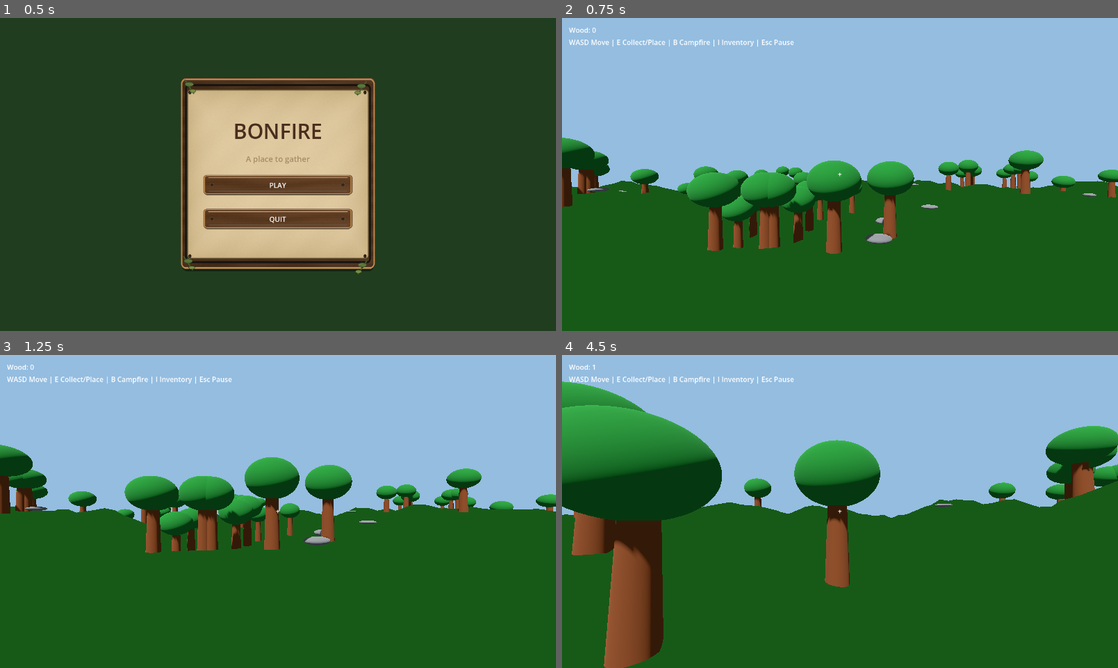
Above: before the commit, frames 1-4 (two rows, left to right).
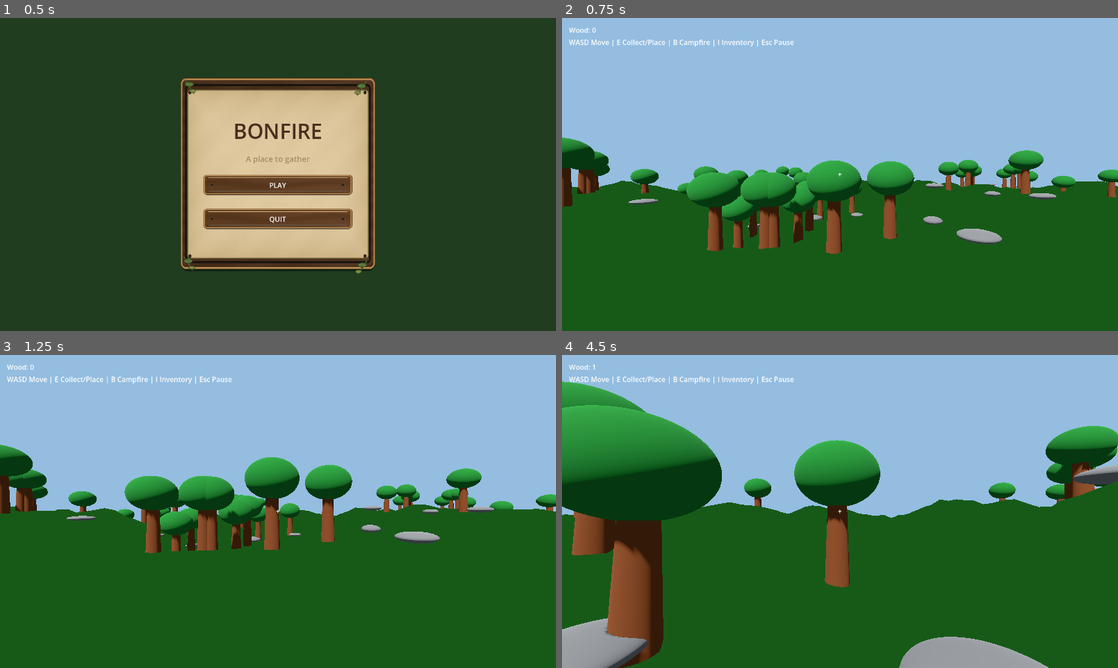
Above: after the commit, the same moments.

Repository: SaydRomey/Bonfire
Game: Godot game, scene res://scenes/main_menu.tscn
Same seed, same stepped clock (60 frames per second), same inputs: the game is played once before the commit and once after it.
Inputs (mouse positions are in pixels of both pictures, inside the frame that each line leads up to):
- Up to frame 1 (0.5 s): no input
- Up to frame 2 (0.75 s): click "PLAY" at 0.5 s
- Up to frame 3 (1.25 s): no input
- Up to frame 4 (4.5 s): move the mouse to (867, 511) at 1.27 s; press the mouse at (867, 511) at 1.28 s; hold W (move_forward) from 1.28 s (still down); tap Space (jump) at 1.52, 2.27, 3.77 s; move the mouse to (812, 511) at 2.02 s; release the mouse at (812, 511) at 2.03 s; tap E (interact) at 2.1 s; move the mouse to (851, 505) at 2.77 s; hold B (place_campfire) 2.78-3.53 s; move the mouse to (834, 517) at 3.52 s; click (834, 517) at 3.6 s; move the mouse to (878, 514) at 4.27 s; hold E (interact) from 4.28 s (still down)

Frame 1 is identical in both runs. In frame 2, 0.9% of the frame differs, in the area x 4-97%, y 52-73%; in frame 3, 0.8%; in frame 4, 4.0%, in the area x 0-100%, y 35-100%.

Commit message:
functionning UI

Diff:
--- a/scenes/main.tscn
+++ b/scenes/main.tscn
@@ -85,6 +85,7 @@
 visible = false
 
 [node name="Hotbar" parent="HUD" unique_id=896851092 instance=ExtResource("7_o6xl0")]
+visible = false
 
 [node name="Sun" type="DirectionalLight3D" parent="." unique_id=2090294912]
 transform = Transform3D(0.87758255, 0.37554693, -0.2980157, 0, 0.62161, 0.7833269, 0.47942555, -0.687434, 0.54551405, 0, 0, 0)
--- a/scenes/main_menu.tscn
+++ b/scenes/main_menu.tscn
@@ -60,6 +60,7 @@
 
 [node name="Buttons" type="VBoxContainer" parent="CenterContainer/MenuPanel/MarginContainer" unique_id=1488081732]
 layout_mode = 2
+mouse_filter = 2
 theme_override_constants/separation = 18
 alignment = 1
 
--- a/scenes/ui/pause_menu.tscn
+++ b/scenes/ui/pause_menu.tscn
@@ -53,6 +53,7 @@
 
 [node name="Buttons" type="VBoxContainer" parent="CenterContainer/Panel/MarginContainer" unique_id=577104237]
 layout_mode = 2
+mouse_filter = 2
 theme_override_constants/separation = 18
 alignment = 1
 
--- a/scripts/campfire.gd
+++ b/scripts/campfire.gd
@@ -1,3 +1,4 @@
+# campfire.gd
 class_name BonfireCampfire
 extends StaticBody3D
 ## Renders a campfire as either a solid object or a colored placement preview.
--- a/scripts/factories/material_factory.gd
+++ b/scripts/factories/material_factory.gd
@@ -1,8 +1,13 @@
+# material_factory.gd
 extends RefCounted
 ## Centralizes simple prototype materials.
+## - Create tree bark material
+## - Create leaf material
+## - Create rock material
+## - Create terrain material
+## - Create campfire preview material
 
-
-# Creates an opaque, rough material using the provided color.
+## Creates an opaque, rough material using the provided color.
 static func make_standard(color: Color) -> StandardMaterial3D:
 	var material := StandardMaterial3D.new()
 	material.albedo_color = color
@@ -10,29 +15,29 @@
 	return material
 
 
-# Creates a transparent material with the specified opacity.
+## Creates a transparent material with the specified opacity.
 static func make_transparent(color: Color, alpha: float = 0.45) -> StandardMaterial3D:
 	var material := make_standard(Color(color.r, color.g, color.b, alpha))
 	material.transparency = BaseMaterial3D.TRANSPARENCY_ALPHA
 	return material
 
 
-# Returns the material used by tree trunks and wooden logs.
+## Returns the material used by tree trunks and wooden logs.
 static func bark() -> StandardMaterial3D:
 	return make_standard(Color(0.35, 0.18, 0.08))
 
 
-# Returns the material used by tree foliage.
+## Returns the material used by tree foliage.
 static func leaves() -> StandardMaterial3D:
 	return make_standard(Color(0.08, 0.35, 0.12))
 
 
-# Returns the material used by rocks.
+## Returns the material used by rocks.
 static func rock() -> StandardMaterial3D:
 	return make_standard(Color(0.35, 0.35, 0.35))
 
 
-# Returns a bright grass material with two-sided rendering for terrain debugging.
+## Returns a bright grass material with two-sided rendering for terrain debugging.
 static func terrain_grass() -> StandardMaterial3D:
 	var material := make_standard(Color(0.18, 0.55, 0.16))
 	material.cull_mode = BaseMaterial3D.CULL_DISABLED
--- a/scripts/factories/rock_factory.gd
+++ b/scripts/factories/rock_factory.gd
@@ -1,3 +1,4 @@
+# rock_factory.gd
 extends RefCounted
 ## Constructs slightly varied rocks using the world generator's seeded RNG.
 
--- a/scripts/factories/tree_factory.gd
+++ b/scripts/factories/tree_factory.gd
@@ -1,3 +1,4 @@
+# tree_factory.gd
 extends RefCounted
 ## Constructs trees without choosing where they should spawn.
 
--- a/scripts/hud.gd
+++ b/scripts/hud.gd
@@ -1,16 +1,10 @@
 # hud.gd
 extends CanvasLayer
-## Manages the game HUD, pause menu, and inventory.
+## Displays resource counts and manages pause/inventory screens.
 
-#TODO: Eventually, in multiplayer, we'll replace this with
-# local player input locking so that one person's inventory
-# or pause menu doesn't stop the shared world.
+# TODO: For multiplayer, menus should block only the local player's input.
 
-enum Screen {
-	GAME,
-	PAUSE,
-	INVENTORY
-}
+enum Screen { GAME,	PAUSE, INVENTORY }
 
 var current_screen: Screen = Screen.GAME
 
@@ -24,20 +18,17 @@
 
 @onready var inventory_wood_count: Label = \
 	$InventoryMenu/CenterContainer/Panel/MarginContainer/Content/WoodCount
-
 @onready var resume_button: TextureButton = \
 	$PauseMenu/CenterContainer/Panel/MarginContainer/Buttons/ResumeButton
-
 @onready var main_menu_button: TextureButton = \
 	$PauseMenu/CenterContainer/Panel/MarginContainer/Buttons/MainMenuButton
-
 @onready var quit_button: TextureButton = \
 	$PauseMenu/CenterContainer/Panel/MarginContainer/Buttons/QuitButton
 
 
+# Connects menu buttons and resource updates, then opens gameplay.
 func _ready() -> void:
-	# The HUD must receive input while the world is paused.
-	process_mode = Node.PROCESS_MODE_ALWAYS
+	process_mode = Node.PROCESS_MODE_ALWAYS  # Menus still work when the tree is paused.
 
 	resume_button.pressed.connect(_resume_game)
 	main_menu_button.pressed.connect(_return_to_main_menu)
@@ -54,38 +45,36 @@
 	_set_screen(Screen.GAME)
 
 
+# Toggles the pause or inventory screen before gameplay receives the event.
 func _input(event: InputEvent) -> void:
 	if event.is_action_pressed("ui_cancel"):
 		if current_screen == Screen.GAME:
 			_set_screen(Screen.PAUSE)
 		else:
 			_set_screen(Screen.GAME)
-
 		get_viewport().set_input_as_handled()
 		return
 
 	if event.is_action_pressed("toggle_inventory"):
 		if current_screen == Screen.PAUSE:
 			return
-
 		if current_screen == Screen.INVENTORY:
 			_set_screen(Screen.GAME)
 		else:
 			_set_screen(Screen.INVENTORY)
-
 		get_viewport().set_input_as_handled()
 
 
+# Updates visible menus, the world pause state, and mouse capture together.
 func _set_screen(screen: Screen) -> void:
 	current_screen = screen
+	var is_gameplay: bool = screen == Screen.GAME
 
-	wood_label.visible = screen == Screen.GAME
-	help_label.visible = screen == Screen.GAME
+	wood_label.visible = is_gameplay
+	help_label.visible = is_gameplay
 
 	pause_menu.visible = screen == Screen.PAUSE
 	inventory_menu.visible = screen == Screen.INVENTORY
-
-	var is_gameplay: bool = screen == Screen.GAME
 
 	get_tree().paused = not is_gameplay
 
@@ -95,40 +84,23 @@
 		Input.mouse_mode = Input.MOUSE_MODE_VISIBLE
 
 
+# Shows the current wood count in the HUD and inventory screen.
 func _on_wood_changed(new_amount: int) -> void:
 	wood_label.text = "Wood: %d" % new_amount
 	inventory_wood_count.text = "Wood: %d" % new_amount
 
 
+# Returns to first-person gameplay.
 func _resume_game() -> void:
 	_set_screen(Screen.GAME)
 
 
+# Unpauses and opens the main menu scene.
 func _return_to_main_menu() -> void:
 	get_tree().paused = false
 	Input.mouse_mode = Input.MOUSE_MODE_VISIBLE
+	get_tree().change_scene_to_file("res://scenes/main_menu.tscn")
 
-	get_tree().change_scene_to_file(
-        "res://scenes/main_menu.tscn"
-	)
-
-
+# Closes the running application.
 func _quit_game() -> void:
 	get_tree().quit()
-
-
-## Connects the HUD to the player and displays the initial resource count.
-#func _ready() -> void:
-	#var player := get_tree().current_scene.get_node_or_null("Player")
-	#if player == null:
-		#push_warning("HUD could not find Main/Player.")
-		#return
-#
-	#if player.has_signal("wood_changed"):
-		#player.connect("wood_changed", _on_wood_changed)
-	#_on_wood_changed(int(player.get("wood_count")))
-#
-#
-## Updates the counter when wood is collected or spent.
-#func _on_wood_changed(new_amount: int) -> void:
-	#wood_label.text = "Wood: %d" % new_amount
--- a/scripts/resource_node.gd
+++ b/scripts/resource_node.gd
@@ -1,3 +1,4 @@
+# ressource_node.gd
 class_name BonfireResourceNode
 extends StaticBody3D
 ## Resource-bearing world object that responds to the player's interaction ray.
--- a/scripts/terrain.gd
+++ b/scripts/terrain.gd
@@ -1,3 +1,4 @@
+# terrain.gd
 class_name BonfireTerrain
 extends StaticBody3D
 ## Generates a noise-based terrain mesh and corresponding heightmap collision.
--- a/scripts/ui/main_menu.gd
+++ b/scripts/ui/main_menu.gd
@@ -1,34 +1,30 @@
 # main_menu.gd
 extends Control
+## Handles the title-screen actions
 
-@onready var play_button: TextureButton = \
-	$CenterContainer/MenuPanel/MarginContainer/Buttons/PlayButton
-
-@onready var settings_button: TextureButton = \
-	$CenterContainer/MenuPanel/MarginContainer/Buttons/SettingsButton
-
-@onready var quit_button: TextureButton = \
-	$CenterContainer/MenuPanel/MarginContainer/Buttons/QuitButton
+@onready var play_button: TextureButton = $CenterContainer/MenuPanel/MarginContainer/Buttons/PlayButton
+@onready var settings_button: TextureButton = $CenterContainer/MenuPanel/MarginContainer/Buttons/SettingsButton
+@onready var quit_button: TextureButton = $CenterContainer/MenuPanel/MarginContainer/Buttons/QuitButton
 
 
+# Shows the cursor and hooks up menu buttons.
 func _ready() -> void:
 	Input.mouse_mode = Input.MOUSE_MODE_VISIBLE
-
 	play_button.pressed.connect(_on_play_pressed)
 	settings_button.pressed.connect(_on_settings_pressed)
 	quit_button.pressed.connect(_on_quit_pressed)
 
 
+# Starts the playable forest scene.
 func _on_play_pressed() -> void:
-	get_tree().change_scene_to_file(
-        "res://scenes/main.tscn"
-	)
+	get_tree().change_scene_to_file("res://scenes/main.tscn")
 
 
+# Placeholder for future settings; the button is currently hidden.
 func _on_settings_pressed() -> void:
-	# TODO
 	pass
 
 
+# Exits the application.
 func _on_quit_pressed() -> void:
 	get_tree().quit()
--- a/scripts/world/spawn_validator.gd
+++ b/scripts/world/spawn_validator.gd
@@ -1,8 +1,21 @@
+# spawn_validator.gd
 extends RefCounted
-## Applies basic terrain suitability rules to world-object spawning.
+## Checks basic terrain suitability for procedural world objects.
+
+# TODO:
+# - Check slope
+# - Check distance from spawn
+# - Check terrain height
+# - Check whether a position is valid for trees, rocks, bushes, etc.
+# - no trees too close to spawn
+# - no rocks inside trees
+# - no objects in water
+# - no objects on steep slopes
+# - no campfires intersecting existing objects
+# - biome-specific spawn rules
 
 
-# Returns true when a point is away from spawn and the nearby terrain is gentle.
+# Rejects points near spawn or where local height differences exceed the limit.
 static func is_suitable(
 	terrain: BonfireTerrain,
 	position: Vector3,
@@ -13,11 +26,11 @@
 	if Vector2(position.x, position.z).length() < min_spawn_distance:
 		return false
 
-	var center := terrain.get_height_at(position.x, position.z)
-	var nearby_x := terrain.get_height_at(position.x + check_distance, position.z)
-	var nearby_z := terrain.get_height_at(position.x, position.z + check_distance)
+	var center: float = terrain.get_height_at(position.x, position.z)
+	var nearby_x: float = terrain.get_height_at(position.x + check_distance, position.z)
+	var nearby_z: float = terrain.get_height_at(position.x, position.z + check_distance)
 
 	return (
-		abs(center - nearby_x) <= max_height_difference
-		and abs(center - nearby_z) <= max_height_difference
+		absf(center - nearby_x) <= max_height_difference
+		and absf(center - nearby_z) <= max_height_difference
 	)
--- a/scripts/world_generator.gd
+++ b/scripts/world_generator.gd
@@ -1,5 +1,5 @@
 extends Node
-## Selects deterministic spawn positions and delegates object construction to factories.
+## Places procedural resources; factories build objects, and validators check locations.
 
 const TreeFactory = preload("res://scripts/factories/tree_factory.gd")
 const RockFactory = preload("res://scripts/factories/rock_factory.gd")
@@ -22,52 +22,59 @@
 	call_deferred("generate_world")
 
 
-# Clears and repopulates the forest with trees and rocks.
+# Rebuilds the same forest for the same seed and settings.
 func generate_world() -> void:
+	rng.seed = seed_value  # Reset the sequence for deterministic regeneration.
 	_clear_generated_objects()
 	_generate_trees()
 	_generate_rocks()
 
 
-# Creates and positions collectible trees.
+# Places collectible trees at approved terrain positions.
 func _generate_trees() -> void:
-	for i in range(tree_count):
+	for _index in range(tree_count):
+		var location: Dictionary = _find_valid_spawn_position()
+		if location.is_empty():
+			continue
+
 		var tree := TreeFactory.create_tree(1)
 		generated_objects.add_child(tree)
-		tree.global_position = _random_valid_world_position()
+		tree.global_position = location["position"]
 
 
-# Creates and positions varied rocks.
+# Places rocks at approved terrain positions.
 func _generate_rocks() -> void:
-	for i in range(rock_count):
+	for _index in range(rock_count):
+		var location: Dictionary = _find_valid_spawn_position()
+		if location.is_empty():
+			continue
+
 		var rock := RockFactory.create_rock(rng)
 		generated_objects.add_child(rock)
-		rock.global_position = _random_valid_world_position()
+		rock.global_position = location["position"]
 
 
-# Removes previously generated objects before regeneration.
+# Removes previous procedural objects before regeneration.
 func _clear_generated_objects() -> void:
 	for child in generated_objects.get_children():
 		generated_objects.remove_child(child)
 		child.queue_free()
 
 
-# Returns a suitable position, with a fallback if no candidate passes.
-func _random_valid_world_position() -> Vector3:
-	for attempt in range(30):
-		var position := _random_world_position()
+# Finds a suitable point, or returns an empty result instead of using an invalid one.
+func _find_valid_spawn_position() -> Dictionary:
+	for _attempt in range(30):
+		var position: Vector3 = _random_world_position()
 		if SpawnValidator.is_suitable(terrain, position):
-			return position
+			return {"position": position}
 
-	return _random_world_position()  # Keep generation from stalling indefinitely.
+	return {}  # Skip this object if no safe location was found.
 
 
-# Samples an X/Z position inside both the generator region and terrain bounds.
+# Samples a point inside the playable terrain, leaving a small edge margin.
 func _random_world_position() -> Vector3:
 	var terrain_size: float = float(terrain.grid_resolution) * terrain.cell_size
 	var half_size: float = maxf(0.0, minf(world_size, terrain_size - 4.0)) * 0.5
-
 	var x: float = rng.randf_range(-half_size, half_size)
 	var z: float = rng.randf_range(-half_size, half_size)
-
 	return Vector3(x, terrain.get_height_at(x, z), z)
